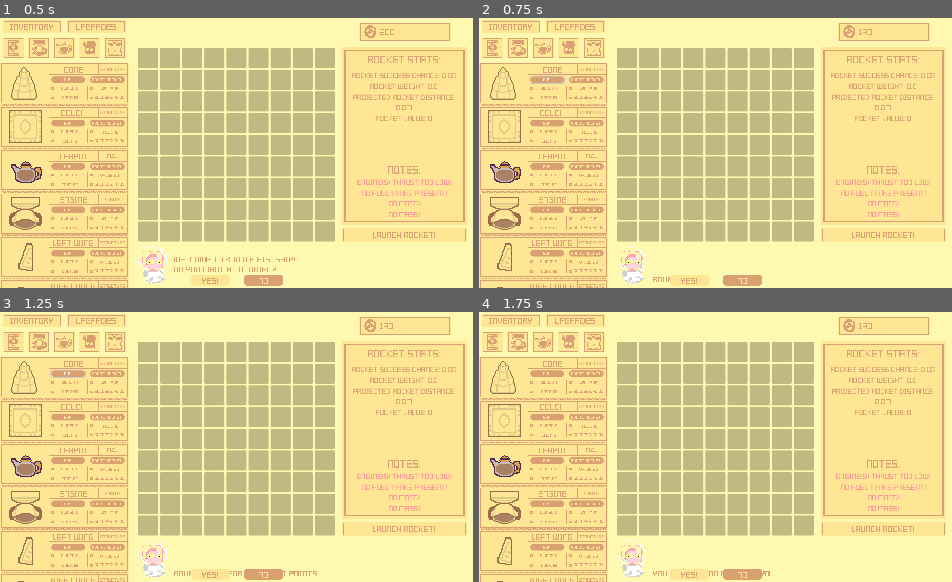
Above: before the commit, frames 1-4 (two rows, left to right).
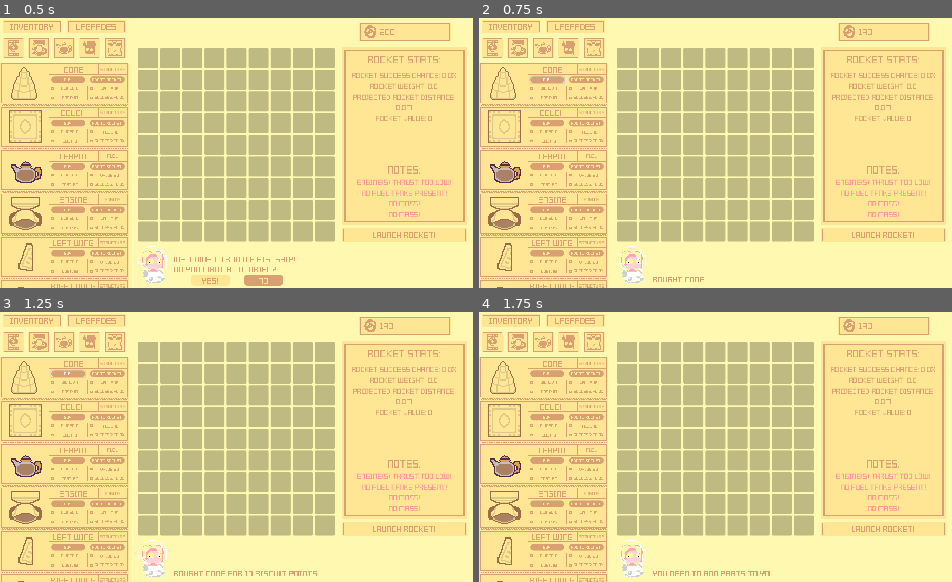
Above: after the commit, the same moments.

Repository: A-coder152/Build-a-Biscship-public
Game: Godot game, scene res://ui_rework.tscn
Two runs of this game, one before a commit and one after it. Both use one fixed random seed, a clock stepped at 60 frames per second and the inputs below. The engine's default icon, where the game draws it, is replaced by a stand-in: a white triangle on a blue panel in a dark square. Sound files missing from this copy of the repository are replaced by a short silence.
Inputs:
- Up to frame 1 (0.5 s): no input
- Up to frame 2 (0.75 s): click "Buy" at 0.5 s
- Up to frame 3 (1.25 s): no input
- Up to frame 4 (1.75 s): click "Launch Rocket!" at 1.25 s

Frame 1 is identical in both runs. In frame 2, 0.7% of the frame differs, in the area x 40-60%, y 95-100%; in frame 3, 0.6%; in frame 4, 0.6%.

Commit message:
aaaand we're back. doing special cell highlights

Diff:
--- a/Resources/Cone.tres
+++ b/Resources/Cone.tres
@@ -21,7 +21,7 @@
 special = 0.5
 special_name = "drag"
 special_upgrade_cost = 10
-tile_type = 1
-special_tiles = Array[Vector2]([Vector2(-1, 0), Vector2(-1, 1), Vector2(-1, -1), Vector2(0, -1), Vector2(1, -1), Vector2(2, -1), Vector2(2, 0), Vector2(2, 1)])
+tile_type = 2
+special_tiles = Array[Vector2]([Vector2(-1, 0), Vector2(-1, 1), Vector2(0, -1), Vector2(1, -1), Vector2(2, 0), Vector2(2, 1)])
 tile_rules = 2
 metadata/_custom_type_script = "uid://bfqm5t7ekjk02"
--- a/Resources/Engine.tres
+++ b/Resources/Engine.tres
@@ -25,5 +25,5 @@
 special_upgrade_cost = 100
 tile_type = 1
 special_tiles = Array[Vector2]([Vector2(0, -1), Vector2(1, -1), Vector2(2, 0), Vector2(2, 1), Vector2(-1, 0), Vector2(-1, 1)])
-tile_rules = 0
+tile_rules = 1
 metadata/_custom_type_script = "uid://bfqm5t7ekjk02"
--- a/Resources/parts_resource.gd
+++ b/Resources/parts_resource.gd
@@ -1,12 +1,13 @@
 class_name Part extends Resource
 enum TYPE {ENGINE, FUEL, FILLING, COATING, STRUCTURE}
-enum TILE {NONE, RULE, IMPACT}
+enum TILE {NONE, RULE, EFFECT, BENEFIT}
 enum TILE_RULES {NONE, ENGINE, CONE, FILLING, COATING}
 const SPECIAL_UPPERS = ["thrust", "fuel"]
 const SPECIAL_DOWNERS = ["drag", "risk"]
 var level = 0
 var upgrade_counter = 0
 var tiles_empty = true
+var tiles_full = false
 @export var part_name: String
 @export var images: Array[Texture2D]
 @export var owned: int
--- a/main.gd
+++ b/main.gd
@@ -49,6 +49,7 @@
 var objectCells
 var isValid = false
 var last_highlighted_cells = []
+var special_color_cells = []
 var last_hover_cell = null
 var hover_update_timer = 0.0
 var hover_update_interval = 0.016
@@ -333,6 +334,7 @@
 	update_ui()
 
 func buy_item(item):
+	if $TutorialChoice.visible: $TutorialChoice.hide()
 	var idx = items.find(item)
 	if biscuit_points >= item.cost:
 		items[idx].owned += 1
@@ -572,6 +574,7 @@
 	return cells
 
 func _check_and_highlight_cells(objectCells: Array):
+	special_color_cells = []
 	isValid = true
 	var objectCellCount = obj.item.blocks.x * obj.item.blocks.y
 
@@ -590,15 +593,38 @@
 
 	if obj.item.tile_type != Part.TILE.NONE:
 		obj.item.tiles_empty = true
-		var cell_color = Color.DARK_KHAKI if obj.item.tile_type == Part.TILE.RULE else Color.CORNFLOWER_BLUE
+		var cell_color
+		match obj.item.tile_type:
+			Part.TILE.EFFECT:
+				cell_color = Color.DARK_KHAKI
+			Part.TILE.BENEFIT:
+				cell_color = Color.CORNFLOWER_BLUE
+			Part.TILE.RULE:
+				cell_color = Color(0.8, 0.6, 0.3)
 		for pos in obj.item.special_tiles:
 			var cell = get_cell_by_coords(first_coords + pos)
 			if cell:
 				cell.change_color(cell_color)
 				last_highlighted_cells.append(cell)
+				special_color_cells.append([cell, cell_color])
 				if obj.item.tile_type == Part.TILE.RULE and cell.full:
 					obj.item.tiles_empty = false
-					if obj.item.tile_rules == Part.TILE_RULES.ENGINE:
+					var cell_obj = get_part_from_cell(cell)
+					if cell_obj and cell_obj.item.type != Part.TYPE.STRUCTURE:
+						isValid = cell_obj.item.type == Part.TYPE.ENGINE and obj.item.type == Part.TYPE.ENGINE
+				elif obj.item.tile_type == Part.TILE.EFFECT and cell.full:
+					obj.item.tiles_empty = false
+		if obj.item.type == Part.TYPE.ENGINE:
+			var nono_list = []
+			for i in range(obj.item.blocks.x):
+				nono_list.append(Vector2(i, obj.item.blocks.y))
+			for pos in nono_list:
+				var cell = get_cell_by_coords(first_coords + pos)
+				if cell:
+					cell.change_color(Color(0.7, 0.3, 0.3))
+					last_highlighted_cells.append(cell)
+					special_color_cells.append([cell, Color(0.7, 0.3, 0.3)])
+					if cell.full:
 						isValid = false
 	return isValid
 
--- a/obj.gd
+++ b/obj.gd
@@ -9,6 +9,7 @@
 var explosion_sound = preload("res://nuclear-explosion-386181.mp3")
 var scale_tween
 var default_scale
+var impacter
 var exploded = false
 func setup(part: Part):
 	item = part
Not shown, added: export/index.apple-touch-icon.png.import
Not shown, added: export/index.icon.png.import
Not shown, added: export/index.png.import
